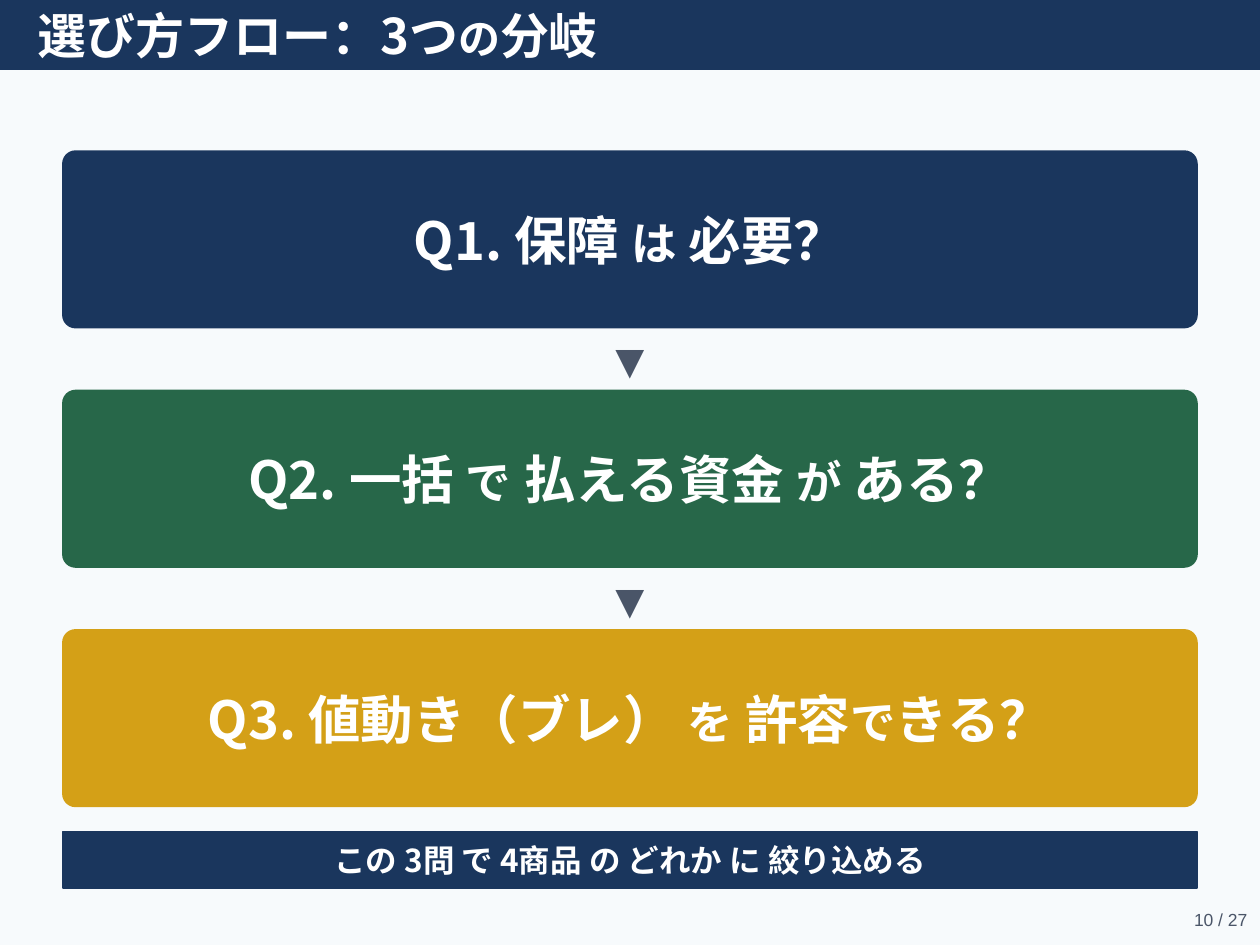
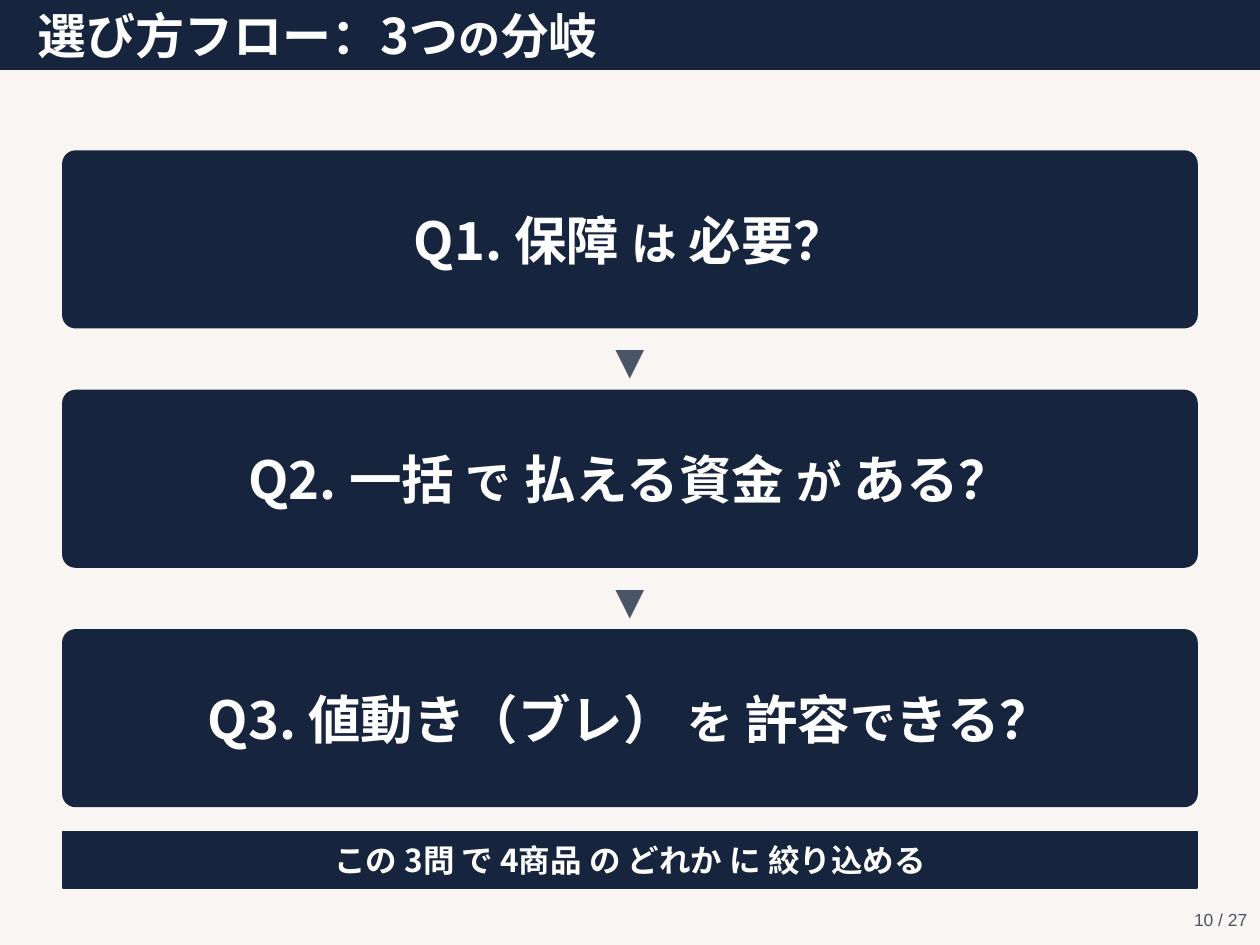
Before and after one commit to love2u2aya/seminar-hoken-vs-nisa, a slide deck: slide 10 of seminar_slides.pptx. Drawn at 1260x945 pixels with LibreOffice and Linux fonts; fonts in the diff are those of the drawing. Boxes give left, top, right and bottom in pixels: in the first picture for what was removed or moved away, otherwise in the second. Text is boxed around its words. In the diff, an @@ line names an element or a change of style, - is before the commit and + after.

```diff
--- a/seminar_slides.pptx
+++ b/seminar_slides.pptx
@@ background #F7FAFC to #F8F5F2 @@
@@ rounded rectangle at (63,391,1197,567): fill #276749 to #16253D; outline #276749 1 pt to #16253D 1 pt @@
@@ rounded rectangle at (63,630,1197,806): fill #D4A017 to #16253D; outline #D4A017 1 pt to #16253D 1 pt @@
@@ fill #1A365D to #16253D; outline #1A365D 1 pt to #16253D 1 pt in 3 elements at (0,0,1260,69), (63,151,1197,328), (63,832,1197,888) @@
```
Also in this commit, not shown: 26 other slides changed, 2 other files.
